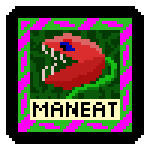
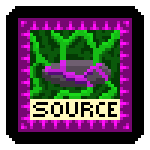
Before/after of a 150 × 150 layered artwork. What changed in the layer stack:
showed "Alien-Source" over [30, 30, 120, 117]
hid "Alien-ManEater" over [30, 30, 120, 117]
painted on "AlienPlantBorder" over [18, 18, 132, 132]
